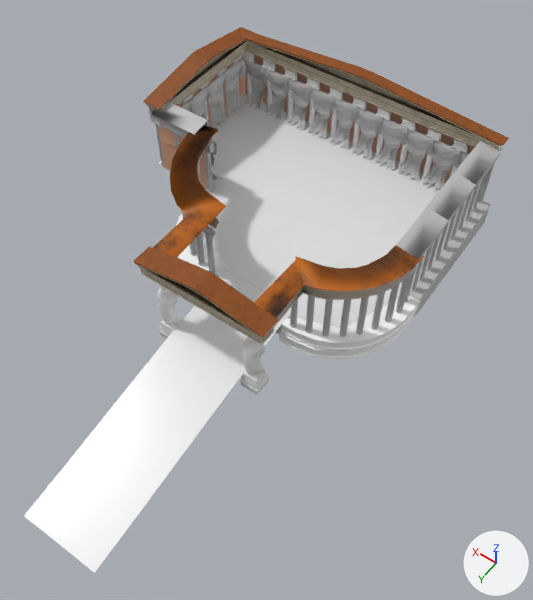
The OBJ model ARPGProject/Assets/Art/World Objects/_empel.obj, before and after one commit.
One viewpoint serves both versions: a 50 mm camera at (-0.651, 0.66, 1.342) aimed at (-0.043, -0.191, 0.004). The lights are fixed; the arrows at lower right show +X, +Y and +Z. Where no turn or scale is listed for an object, it has been applied to the vertices.

The first picture shows 'MASH_ReproMesh3_Mesh.001', 'Plane', 'polySurface14_Mesh.011', 'polySurface15_Mesh.012', 'polySurface18.001_Mesh.085', 'polySurface18_Mesh.017', 'polySurface20_Mesh.019', 'polySurface3_Mesh.005', 'polySurface46.001_Mesh.064', 'polySurface53_Mesh.056', 'polySurface54_Mesh.057', 'polySurface58_Mesh.058', 'polySurface59_Mesh.002', 'polySurface8_Mesh.007'.
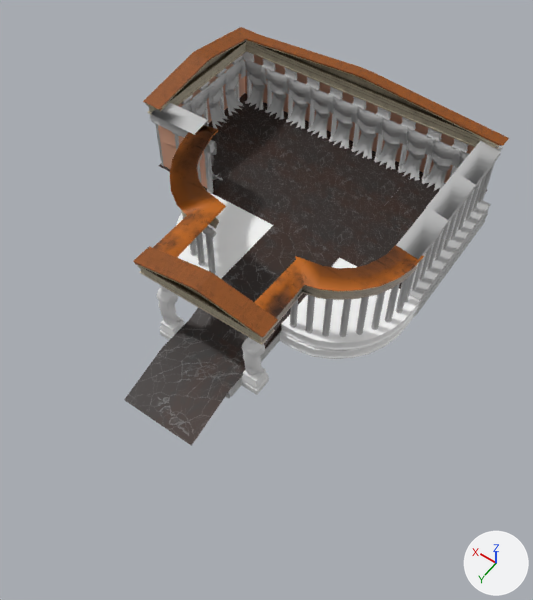
Changed parts and their boxes [x1, y1, x2, y2] in the pictures (533 x 600 px):
'Plane', deleted
    before: [24, 93, 445, 573]
'polySurface17_Mesh.014', added
    after: [124, 320, 282, 446]
'polySurface16_Mesh.013', added
    after: [190, 226, 337, 351]
'polySurface31_Mesh.030', added
    after: [274, 179, 382, 259]
'polySurface33_Mesh.032', added (black)
    after: [214, 151, 320, 225]
'polySurface55_Mesh.048', added (black)
    after: [320, 145, 411, 208]
'polySurface50_Mesh.053', added (black)
    after: [262, 120, 353, 178]
'polySurface32_Mesh.031', added (black)
    after: [340, 207, 415, 289]
'polySurface52_Mesh.055', added (black)
    after: [209, 93, 293, 150]
'polySurface51_Mesh.054', added (black)
    after: [159, 125, 262, 194]
'polySurface48_Mesh.047', added
    after: [384, 171, 487, 221]
'polySurface24_Mesh.023', added
    after: [230, 331, 281, 397]
'polySurface14_Mesh.011', deleted
    before: [216, 268, 299, 319]
'polySurface20_Mesh.019', deleted
    before: [276, 326, 282, 334]
'polySurface21_Mesh.020', added
    after: [226, 382, 237, 398]
'polySurface19_Mesh.018', unchanged, uncovered by the edit
    before: [176, 190, 216, 275]
    after: [176, 194, 273, 278]

The change, as a diff of the scene's bpy script:
```diff
--- a/ARPGProject/Assets/Art/World Objects/_empel.obj.py
+++ b/ARPGProject/Assets/Art/World Objects/_empel.obj.py
@@ ob_plane @@
-ob_plane = bpy.data.objects.new('Plane', me_plane)
@@ ob_polysurface14_mesh_011 @@
-ob_polysurface14_mesh_011 = bpy.data.objects.new('polySurface14_Mesh.011', me_polysurface14_mesh_011)
@@ ob_polysurface20_mesh_019 @@
-ob_polysurface20_mesh_019 = bpy.data.objects.new('polySurface20_Mesh.019', me_polysurface20_mesh_019)
@@ ob_polysurface55_mesh_048 @@
+ob_polysurface55_mesh_048 = bpy.data.objects.new('polySurface55_Mesh.048', me_polysurface55_mesh_048)  # 4 vertices, 1 face; spans x -0.104..0.087, y -0.83..-0.617, z -0.01; in mat_golv (picture img_base_square_defaultmaterial_albedotransparency_png)
+ob_polysurface55_mesh_048.location = (0.0, 0.0, 0.0)
@@ ob_polysurface52_mesh_055 @@
+ob_polysurface52_mesh_055 = bpy.data.objects.new('polySurface52_Mesh.055', me_polysurface52_mesh_055)  # 4 vertices, 1 face; spans x 0.277..0.469, y -0.83..-0.617, z -0.01; in mat_golv (picture img_base_square_defaultmaterial_albedotransparency_png)
+ob_polysurface52_mesh_055.location = (0.0, 0.0, 0.0)
@@ ob_polysurface51_mesh_054 @@
+ob_polysurface51_mesh_054 = bpy.data.objects.new('polySurface51_Mesh.054', me_polysurface51_mesh_054)  # 4 vertices, 1 face; spans x 0.277..0.469, y -0.618..-0.405, z -0.01; in mat_golv (picture img_base_square_defaultmaterial_albedotransparency_png)
+ob_polysurface51_mesh_054.location = (0.0, 0.0, 0.0)
@@ ob_polysurface50_mesh_053 @@
+ob_polysurface50_mesh_053 = bpy.data.objects.new('polySurface50_Mesh.053', me_polysurface50_mesh_053)  # 4 vertices, 1 face; spans x 0.087..0.278, y -0.83..-0.617, z -0.01; in mat_golv (picture img_base_square_defaultmaterial_albedotransparency_png)
+ob_polysurface50_mesh_053.location = (0.0, 0.0, 0.0)
@@ ob_polysurface48_mesh_047 @@
+ob_polysurface48_mesh_047 = bpy.data.objects.new('polySurface48_Mesh.047', me_polysurface48_mesh_047)  # 4 vertices, 1 face; spans x -0.296..-0.104, y -0.835..-0.621, z -0.01; in mat_golv (picture img_base_square_defaultmaterial_albedotransparency_png)
+ob_polysurface48_mesh_047.location = (0.0, 0.0, 0.0)
@@ ob_polysurface33_mesh_032 @@
+ob_polysurface33_mesh_032 = bpy.data.objects.new('polySurface33_Mesh.032', me_polysurface33_mesh_032)  # 4 vertices, 1 face; spans x 0.087..0.278, y -0.618..-0.405, z -0.01; in mat_golv (picture img_base_square_defaultmaterial_albedotransparency_png)
+ob_polysurface33_mesh_032.location = (0.0, 0.0, 0.0)
@@ ob_polysurface32_mesh_031 @@
+ob_polysurface32_mesh_031 = bpy.data.objects.new('polySurface32_Mesh.031', me_polysurface32_mesh_031)  # 4 vertices, 1 face; spans x -0.295..-0.104, y -0.623..-0.409, z -0.01; in mat_golv (picture img_base_square_defaultmaterial_albedotransparency_png)
+ob_polysurface32_mesh_031.location = (0.0, 0.0, 0.0)
@@ ob_polysurface31_mesh_030 @@
+ob_polysurface31_mesh_030 = bpy.data.objects.new('polySurface31_Mesh.030', me_polysurface31_mesh_030)  # 4 vertices, 1 face; spans x -0.104..0.087, y -0.617..-0.403, z -0.01; in mat_golv (picture img_base_square_defaultmaterial_albedotransparency_png)
+ob_polysurface31_mesh_030.location = (0.0, 0.0, 0.0)
@@ ob_polysurface24_mesh_023 @@
+ob_polysurface24_mesh_023 = bpy.data.objects.new('polySurface24_Mesh.023', me_polysurface24_mesh_023)  # 14 vertices, 6 faces; spans x -0.103..-0.072, y -0.165..0.028, z -0.072..-0.041; in mat_defaultpolygonshader1 (grey #bcbcbc)
+ob_polysurface24_mesh_023.location = (0.0, 0.0, 0.0)
@@ ob_polysurface23_mesh_022 @@
+ob_polysurface23_mesh_022 = bpy.data.objects.new('polySurface23_Mesh.022', me_polysurface23_mesh_022)  # 14 vertices, 6 faces; spans x 0.059..0.09, y -0.161..0.032, z -0.072..-0.041; in mat_defaultpolygonshader1 (grey #bcbcbc)
+ob_polysurface23_mesh_022.location = (0.0, 0.0, 0.0)
@@ ob_polysurface21_mesh_020 @@
+ob_polysurface21_mesh_020 = bpy.data.objects.new('polySurface21_Mesh.020', me_polysurface21_mesh_020)  # 14 vertices, 6 faces; spans x -0.103..0.09, y 0.002..0.033, z -0.071..-0.04; in mat_defaultpolygonshader1 (grey #bcbcbc)
+ob_polysurface21_mesh_020.location = (0.0, 0.0, 0.0)
@@ ob_polysurface17_mesh_014 @@
+ob_polysurface17_mesh_014 = bpy.data.objects.new('polySurface17_Mesh.014', me_polysurface17_mesh_014)  # 6 vertices, 2 faces; spans x -0.102..0.089, y -0.183..0.165, z -0.082..-0.04; in mat_golv (picture img_base_square_defaultmaterial_albedotransparency_png)
+ob_polysurface17_mesh_014.location = (0.0, 0.0, 0.0)
@@ ob_polysurface16_mesh_013 @@
+ob_polysurface16_mesh_013 = bpy.data.objects.new('polySurface16_Mesh.013', me_polysurface16_mesh_013)  # 8 vertices, 3 faces; spans x -0.105..0.089, y -0.403..-0.067, z -0.041..-0.01; in mat_golv (picture img_base_square_defaultmaterial_albedotransparency_png)
+ob_polysurface16_mesh_013.location = (0.0, 0.0, 0.0)
```
